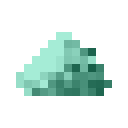
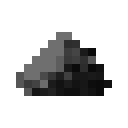
Before/after of a 128×128 layered artwork. What changed in the layer stack:
added layer "Copper Oxide" above "Malachite" over [16, 32, 112, 96]
hid "Malachite" over [16, 32, 112, 96]
